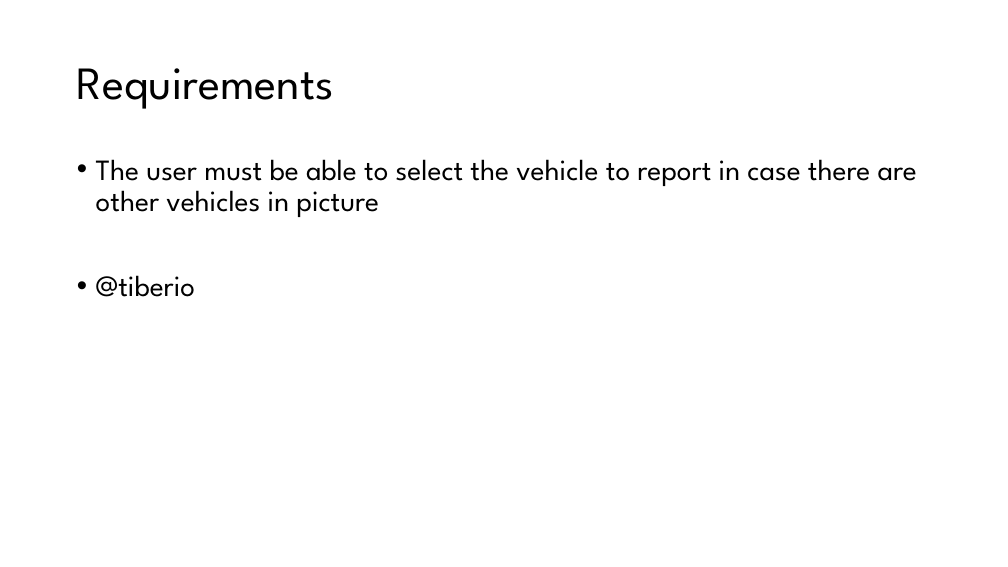
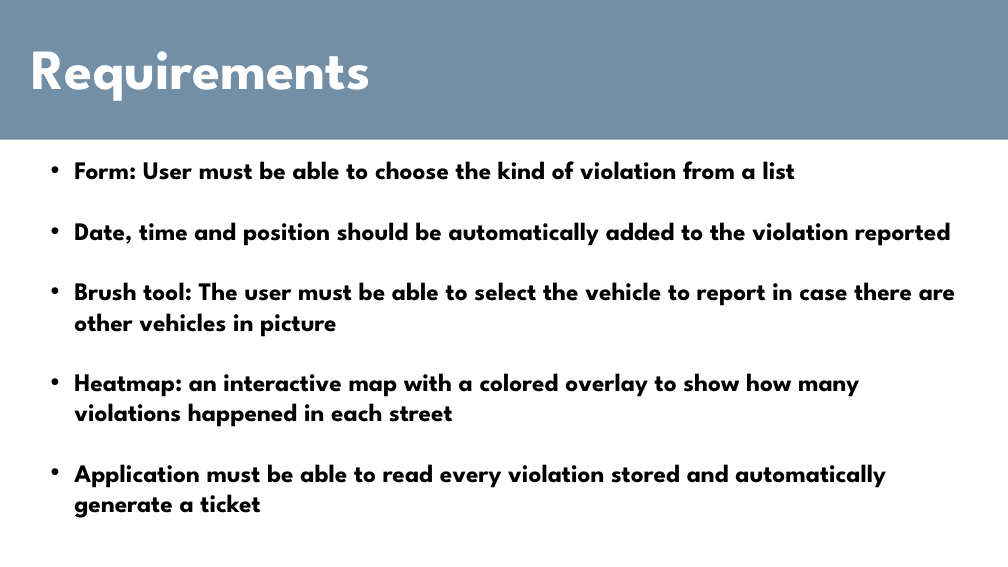
Before and after one commit to TiberioG/SoftwareEngineering2Polimi, a slide deck: slide 4 of Presentation1.pptx (slide 6 before the commit). Drawn at 1008x567 pixels with LibreOffice and Linux fonts; fonts in the diff are those of the drawing. Boxes give left, top, right and bottom in pixels: in the first picture for what was removed or moved away, otherwise in the second. Text is boxed around its words. In the diff, an @@ line names an element or a change of style, - is before the commit and + after.

Commit message:
new presentation

```diff
--- a/Presentation1.pptx
+++ b/Presentation1.pptx
@@ rectangle added at (x1=0, y1=0, x2=1008, y2=140), fill #728FA5 @@
@@ text added at (x1=77, y1=53, x2=334, y2=101), 54 pt, text #FFFFFF, bold @@
+Requirements
@@ text at (x1=74, y1=161, x2=955, y2=518): text changed; size 28 to 24 pt; bold on @@
-• The user must be able to select the vehicle to report in case there are other vehicles in picture
-• @tiberio
+• Form: User must be able to choose the kind of violation from a list
+• Date, time and position should be automatically added to the violation reported
+• Brush tool: The user must be able to select the vehicle to report in case there are other vehicles in picture
+• Heatmap: an interactive map with a colored overlay to show how many violations happened in each street
+• Application must be able to read every violation stored and automatically generate a ticket
```
Also in this commit, not shown: 4 other slides changed, 9 slides added, 9 slides removed, 2 other files.
